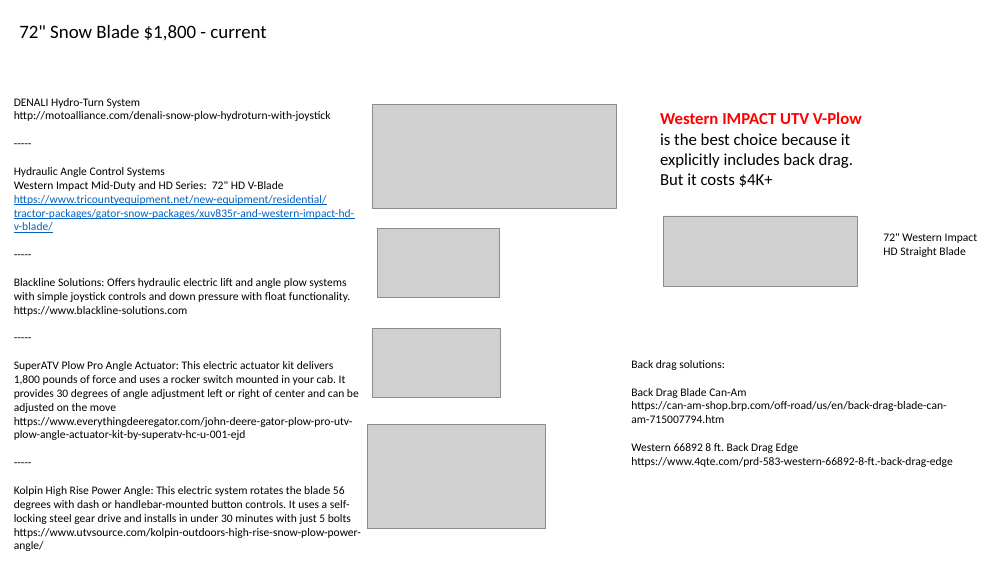
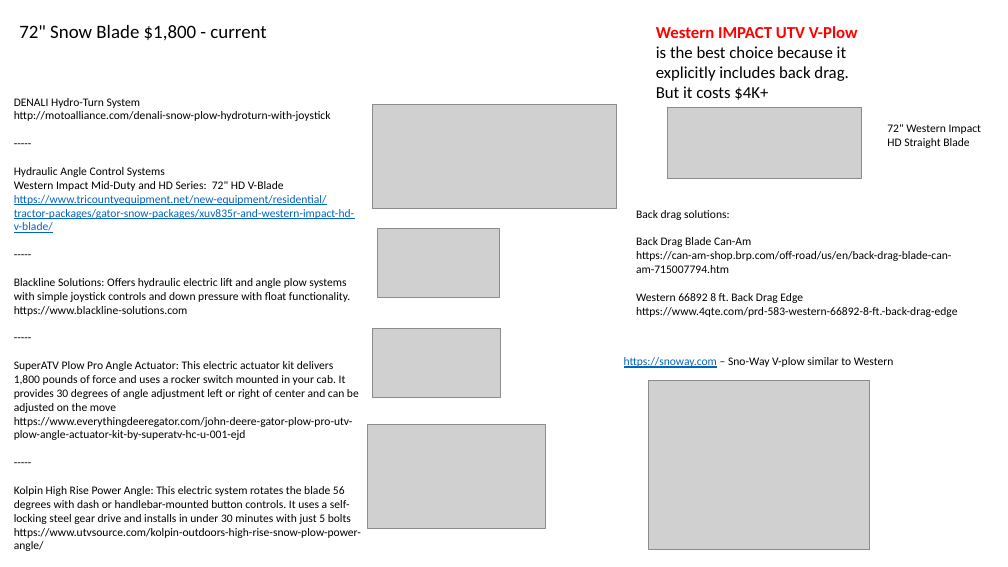
Before and after one commit to lselector/misc_farm, a slide deck: slide 5 of snow_plow_blower.pptx. Drawn at 1008x567 pixels with LibreOffice and Linux fonts; fonts in the diff are those of the drawing; grey boxes stand for pictures. Boxes give left, top, right and bottom in pixels: in the first picture for what was removed or moved away, otherwise in the second. Text is boxed around its words. In the diff, an @@ line names an element or a change of style, - is before the commit and + after.

```diff
--- a/snow_plow_blower.pptx
+++ b/snow_plow_blower.pptx
@@ text "Western IMPACT UTV V-Plow is ...": place and size @@
-text "Western IMPACT UTV V-Plow is ..." at bbox=[660, 112, 862, 187]
+text "Western IMPACT UTV V-Plow is ..." at bbox=[656, 26, 858, 100]
@@ picture: place and size @@
-picture at bbox=[663, 216, 858, 287]
+picture at bbox=[667, 107, 861, 178]
@@ text "72" Western Impact HD Straight ...": place and size @@
-text "72" Western Impact HD Straight ..." at bbox=[883, 233, 978, 257]
+text "72" Western Impact HD Straight ..." at bbox=[887, 124, 982, 148]
@@ text "Back drag solutions:": place and size @@
-text "Back drag solutions:" at bbox=[631, 360, 953, 467]
+text "Back drag solutions:" at bbox=[636, 210, 958, 317]
@@ text added at bbox=[624, 357, 894, 368], 11 pt, text #000000 @@
+https://snoway.com – Sno-Way V-plow similar to Western
@@ picture added at bbox=[649, 380, 870, 550] @@
```
Also in this commit, not shown: 1 slide added, 2 other files.
